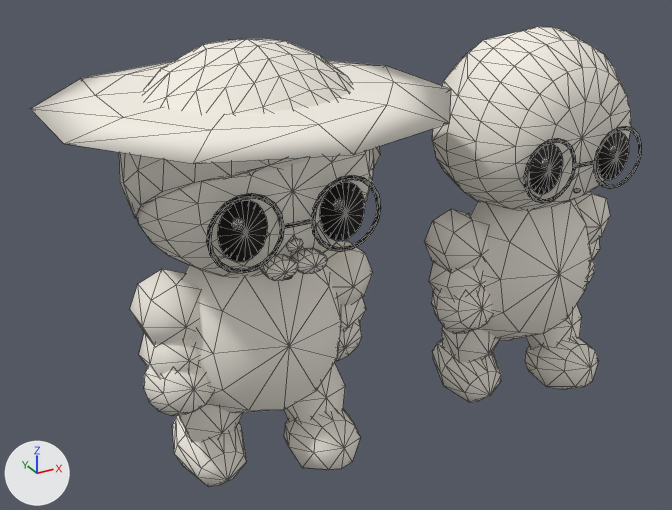
Two versions of the glTF model assets/models/visitors/retirees.glb, one commit apart.
Both versions are drawn from a camera (50 mm lens) standing at (-0.901, -2.082, 1.68) and looking at (0.265, 0.037, 0.62). The axes (+X, +Y, +Z) are drawn at lower left. The lights are the same throughout. The older version comes first. Mesh edges are drawn as thin lines. Where no turn or scale is listed for an object, it has been applied to the vertices.

In view in the first picture: 'p0_arm_l_mesh', 'p0_body_mesh', 'p0_eye_l_mesh', 'p0_hair_mesh', 'p0_head_mesh', 'p0_leg_l_mesh', 'p0_leg_r_mesh', 'p1_body_mesh', 'p1_eye_l_mesh', 'p1_head_mesh', 'p1_leg_l_mesh', 'p1_leg_r_mesh' and 3 more.
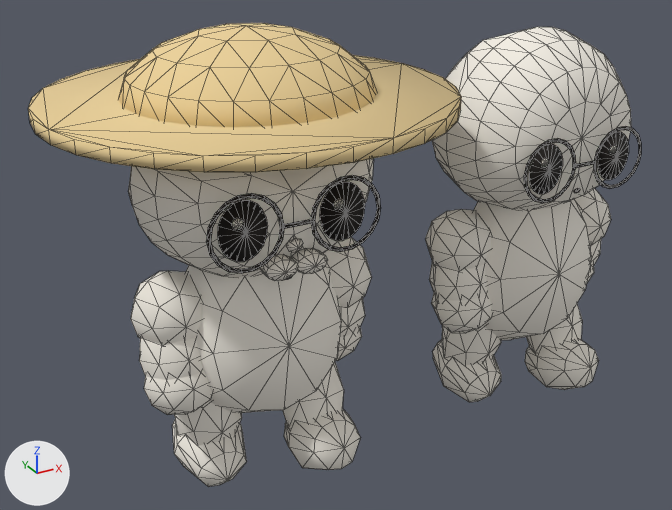
What differs and where, as boxes [x1, y1, x2, y2] in the pictures (672 x 510 px; the box of a moved part takes in the faces that stretch with it):
'p0_eye_l_mesh', reshaped (147% wider, 145% taller): before [206, 175, 381, 279]; after [28, 23, 461, 279]
'p0_hair_mesh', deleted: before [31, 39, 451, 281]
'p0_body_mesh', reshaped: before [130, 240, 373, 413]; after [131, 237, 372, 413]
'p1_body_mesh', reshaped: before [424, 191, 610, 340]; after [425, 188, 611, 340]
'p0_head_mesh', reshaped: before [136, 150, 373, 277]; after [128, 158, 373, 277]
'p0_leg_r_mesh', reshaped: before [284, 363, 360, 470]; after [283, 363, 360, 470]
'p0_leg_l_mesh', reshaped: before [172, 403, 247, 487]; after [172, 401, 247, 487]
'p1_leg_l_mesh', reshaped: before [432, 326, 501, 402]; after [432, 325, 502, 402]
part 1 of me_p0_leg_l_mesh, built on: before [178, 403, 243, 441]; after [175, 401, 242, 445]
part 2 of me_p0_leg_r_mesh, built on: before [284, 363, 345, 423]; after [283, 363, 344, 429]
part 3 of me_p0_body_mesh, moved or reshaped: before [130, 269, 200, 346]; after [131, 271, 203, 346]
part 4 of me_p0_body_mesh, moved or reshaped: before [324, 240, 373, 306]; after [323, 237, 372, 307]
part 5 of me_p0_eye_l_mesh, added (beige): after [28, 55, 461, 172]
part 6 of me_p0_eye_l_mesh, added (beige): after [118, 23, 377, 127]
part 7 of me_p0_head_mesh, cut back: before [232, 151, 366, 191]; after [154, 166, 326, 191]
part 8 of me_p1_leg_l_mesh, built on: before [442, 326, 499, 363]; after [442, 325, 502, 366]
part 9 of me_p1_leg_r_mesh, built on: before [526, 304, 582, 348]; after [526, 304, 582, 353]
part 10 of me_p1_body_mesh, moved or reshaped: before [424, 209, 489, 272]; after [425, 209, 492, 271]
part 11 of me_p1_body_mesh, moved or reshaped: before [575, 191, 610, 244]; after [575, 188, 611, 245]

Patch to the scene script:
```diff
--- a/assets/models/visitors/retirees.glb.py
+++ b/assets/models/visitors/retirees.glb.py
@@ me_p0_leg_l_mesh @@
-me_p0_leg_l_mesh.from_pydata(...)  # 52 vertices, 96 faces; spans x -0.105..0.105, y -0.084..0.183, z -0.335..0.028
+me_p0_leg_l_mesh.from_pydata(...)  # 64 vertices, 120 faces; spans x -0.105..0.105, y -0.084..0.183, z -0.335..0.062
+# me_p0_leg_l_mesh part 1
+# 16 vertices are removed from x -0.087..0.087, y -0.052..0.118, z -0.238..0.028
+# 32 faces are deleted
+# 28 vertices are added at x -0.1..0.1, y -0.072..0.138, z -0.271..0.062
+# 56 new faces join them
 me_p0_leg_l_mesh.materials.append(mat_palette)
@@ me_p0_leg_r_mesh @@
-me_p0_leg_r_mesh.from_pydata(...)  # 52 vertices, 96 faces; spans x -0.105..0.105, y -0.231..0.062, z -0.318..0.028
+me_p0_leg_r_mesh.from_pydata(...)  # 64 vertices, 120 faces; spans x -0.105..0.105, y -0.231..0.072, z -0.318..0.062
+# me_p0_leg_r_mesh part 2
+# 16 vertices are removed from x -0.087..0.087, y -0.118..0.052, z -0.238..0.028
+# 32 faces are deleted
+# 28 vertices are added at x -0.1..0.1, y -0.138..0.072, z -0.271..0.062
+# 56 new faces join them
 me_p0_leg_r_mesh.materials.append(mat_palette)
@@ me_p0_body_mesh @@
-me_p0_body_mesh.from_pydata(...)  # 71 vertices, 130 faces; spans x -0.333..0.333, y -0.197..0.197, z -0.144..0.466
+me_p0_body_mesh.from_pydata(...)  # 95 vertices, 178 faces; spans x -0.347..0.347, y -0.197..0.197, z -0.144..0.466
+# me_p0_body_mesh part 3: 16 vertices removed from x -0.333..-0.146, y -0.054..0.054, z 0.143..0.33; 28 vertices added at x -0.347..-0.131, y -0.076..0.076, z 0.127..0.346
+# me_p0_body_mesh part 4: 16 vertices removed from x 0.146..0.333, y -0.054..0.054, z 0.143..0.33; 28 vertices added at x 0.131..0.347, y -0.076..0.076, z 0.127..0.346
 me_p0_body_mesh.materials.append(mat_palette)
@@ me_p0_eye_l_mesh @@
-me_p0_eye_l_mesh.from_pydata(...)  # 198 vertices, 300 faces; spans x -0.228..0.228, y -0.263..-0.193, z -0.241..0.022
+me_p0_eye_l_mesh.from_pydata(...)  # 327 vertices, 550 faces; spans x -0.518..0.518, y -0.518..0.518, z -0.242..0.345
+# me_p0_eye_l_mesh part 5: a new loose piece, a 32-sided cylinder along z spanning x -0.518..0.518, y -0.518..0.518, z 0.151..0.185, in mat_palette (picture img_palette)
+# me_p0_eye_l_mesh part 6: a new loose piece of 73 vertices spanning x -0.32..0.32, y -0.32..0.32, z 0.168..0.345, in mat_palette (picture img_palette)
+# other edits to the shape of me_p0_eye_l_mesh do not show in these pictures
 me_p0_eye_l_mesh.materials.append(mat_palette)
@@ me_p0_head_mesh @@
-me_p0_head_mesh.from_pydata(...)  # 139 vertices, 270 faces; spans x -0.317..0.317, y -0.262..0.293, z -0.287..0.287
+me_p0_head_mesh.from_pydata(...)  # 92 vertices, 176 faces; spans x -0.317..0.317, y -0.262..0.293, z -0.287..0.059
+# me_p0_head_mesh part 7
+# 47 vertices are removed from x -0.284..0.284, y -0.235..0.271, z 0.095..0.287
+# 107 faces are deleted
+# 13 new faces join them
 me_p0_head_mesh.materials.append(mat_palette)
@@ me_p1_leg_l_mesh @@
-me_p1_leg_l_mesh.from_pydata(...)  # 52 vertices, 96 faces; spans x -0.103..0.103, y -0.083..0.18, z -0.33..0.028
+me_p1_leg_l_mesh.from_pydata(...)  # 64 vertices, 120 faces; spans x -0.103..0.103, y -0.083..0.18, z -0.33..0.061
+# me_p1_leg_l_mesh part 8
+# 16 vertices are removed from x -0.085..0.085, y -0.051..0.116, z -0.234..0.028
+# 32 faces are deleted
+# 28 vertices are added at x -0.098..0.098, y -0.07..0.136, z -0.267..0.061
+# 56 new faces join them
 me_p1_leg_l_mesh.materials.append(mat_palette)
@@ me_p1_leg_r_mesh @@
-me_p1_leg_r_mesh.from_pydata(...)  # 52 vertices, 96 faces; spans x -0.103..0.103, y -0.227..0.061, z -0.313..0.028
+me_p1_leg_r_mesh.from_pydata(...)  # 64 vertices, 120 faces; spans x -0.103..0.103, y -0.227..0.07, z -0.313..0.061
+# me_p1_leg_r_mesh part 9
+# 16 vertices are removed from x -0.085..0.085, y -0.116..0.051, z -0.234..0.028
+# 32 faces are deleted
+# 28 vertices are added at x -0.098..0.098, y -0.136..0.07, z -0.267..0.061
+# 56 new faces join them
 me_p1_leg_r_mesh.materials.append(mat_palette)
@@ me_p1_body_mesh @@
-me_p1_body_mesh.from_pydata(...)  # 71 vertices, 130 faces; spans x -0.323..0.323, y -0.191..0.191, z -0.148..0.478
+me_p1_body_mesh.from_pydata(...)  # 95 vertices, 178 faces; spans x -0.337..0.337, y -0.191..0.191, z -0.148..0.478
+# me_p1_body_mesh part 10: 16 vertices removed from x -0.323..-0.139, y -0.053..0.053, z 0.152..0.336; 28 vertices added at x -0.337..-0.125, y -0.075..0.075, z 0.136..0.352
+# me_p1_body_mesh part 11: 16 vertices removed from x 0.139..0.323, y -0.053..0.053, z 0.152..0.336; 28 vertices added at x 0.125..0.337, y -0.075..0.075, z 0.136..0.352
 me_p1_body_mesh.materials.append(mat_palette)
@@ ob_p0_hair_mesh @@
-ob_p0_hair_mesh = bpy.data.objects.new('p0_hair_mesh', me_p0_hair_mesh)
```
